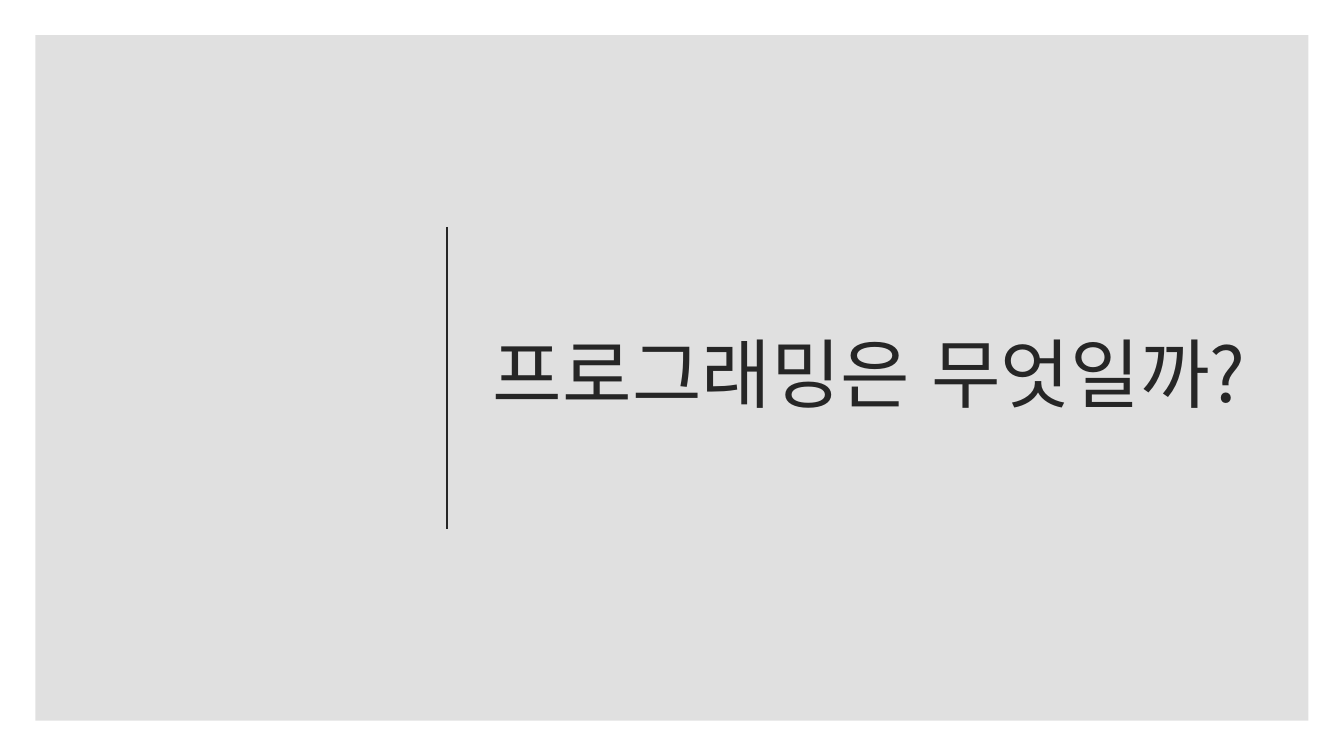
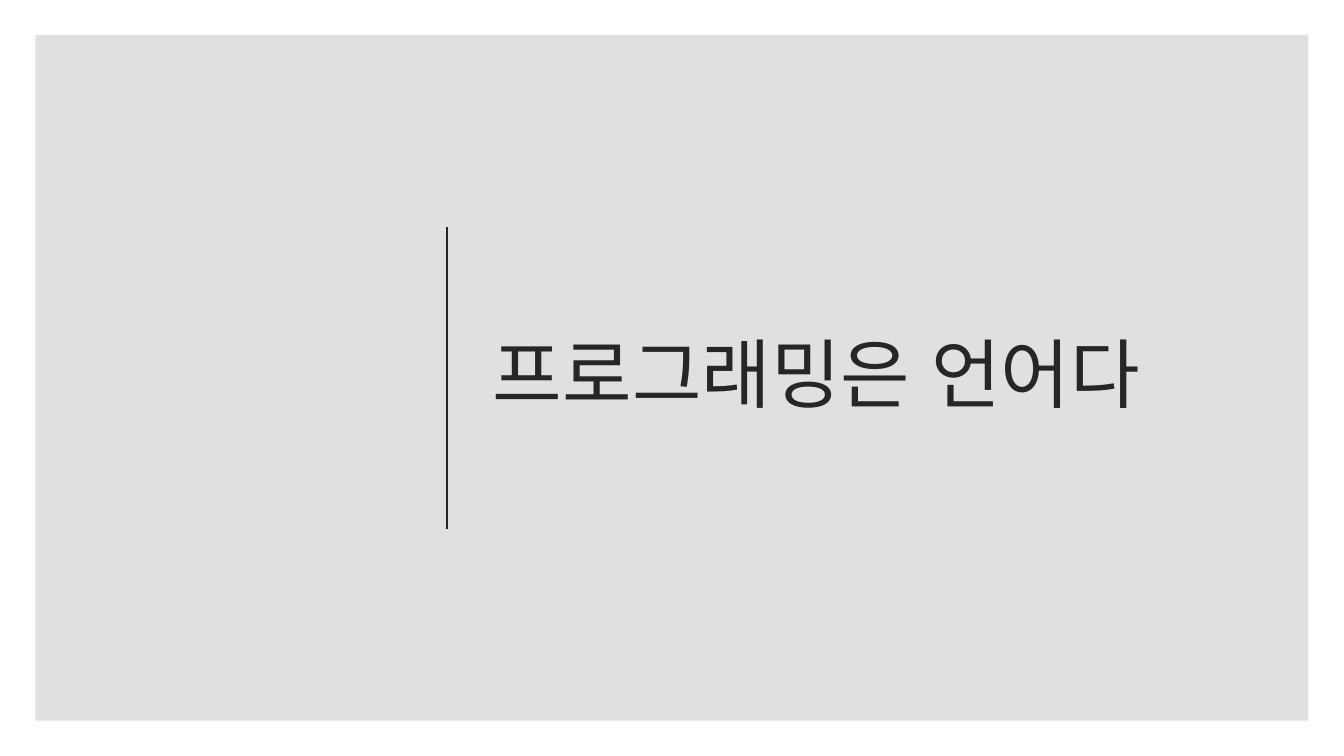
Before and after one commit to kjh99660/Study_powerpoint, a slide deck: slide 4 of c# 스터디 1주 차.pptx. Drawn at 1344x756 pixels with LibreOffice and Linux fonts; fonts in the diff are those of the drawing. Boxes give left, top, right and bottom in pixels: in the first picture for what was removed or moved away, otherwise in the second. Text is boxed around its words. In the diff, an @@ line names an element or a change of style, - is before the commit and + after.

```diff
--- a/c# 스터디 1주 차.pptx
+++ b/c# 스터디 1주 차.pptx
@@ title at box(493, 339, 1140, 408): text changed @@
-프로그래밍은 무엇일까?
+프로그래밍은 언어다
```
Also in this commit, not shown: 2 other files.
